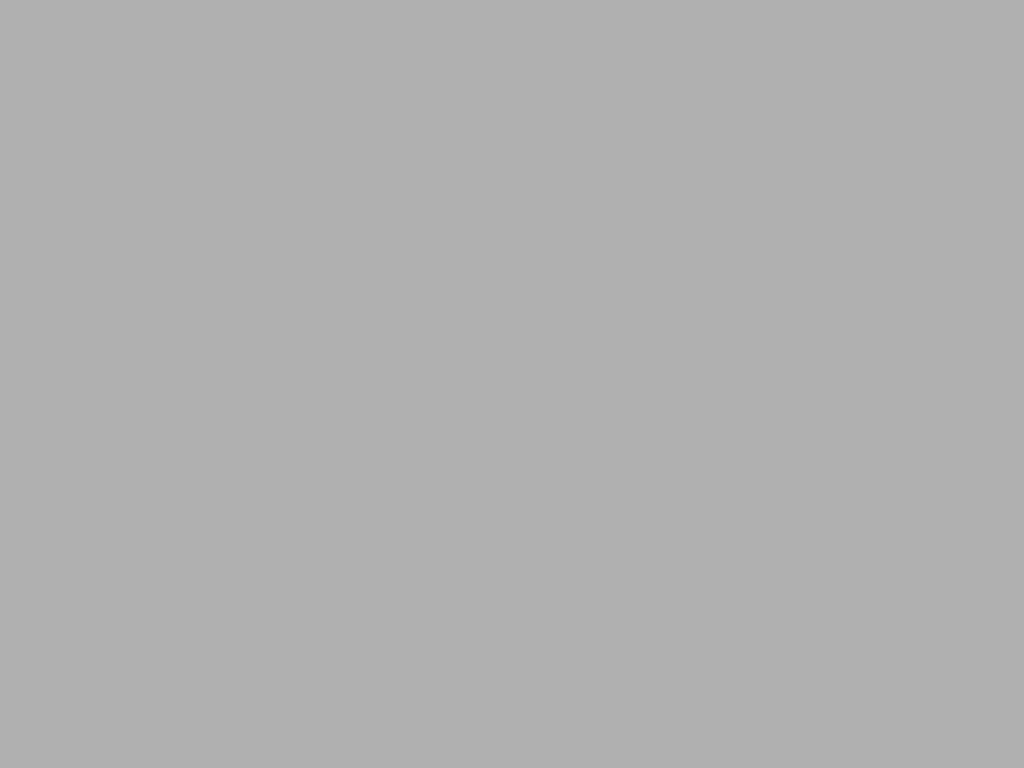
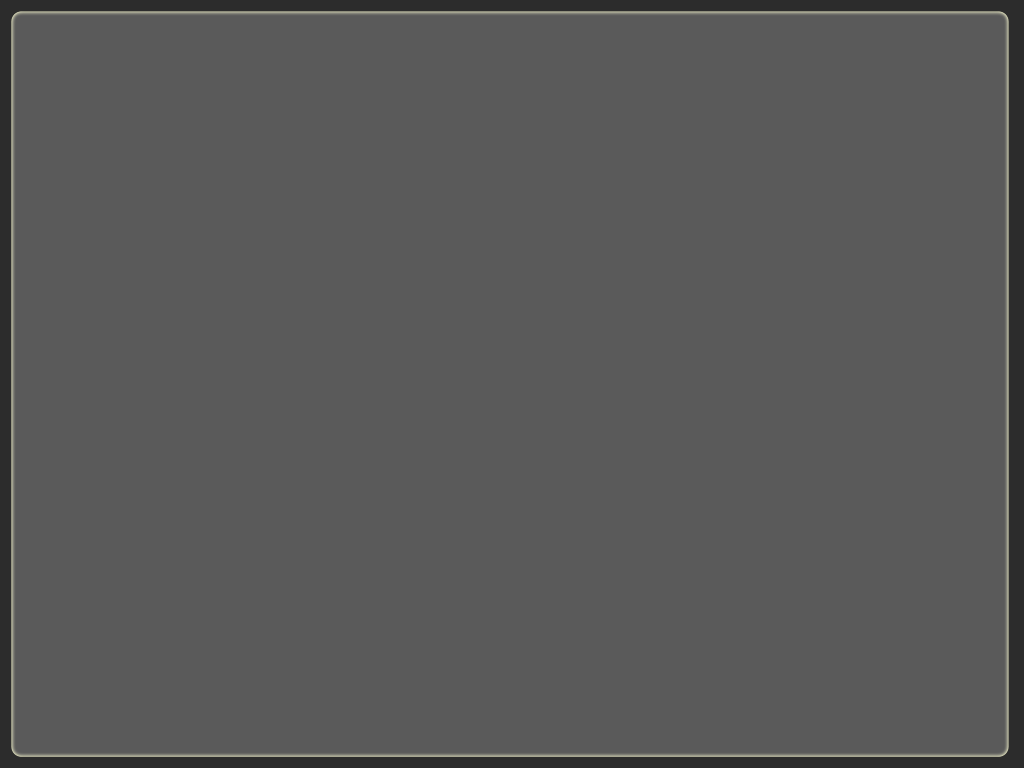
Layered file, before and after one edit (1024x768). Changes by layer:
added layer "front" above "Layer 1" over [11, 11, 1009, 757]
painted on "Layer 1" over [0, 0, 1024, 768]
